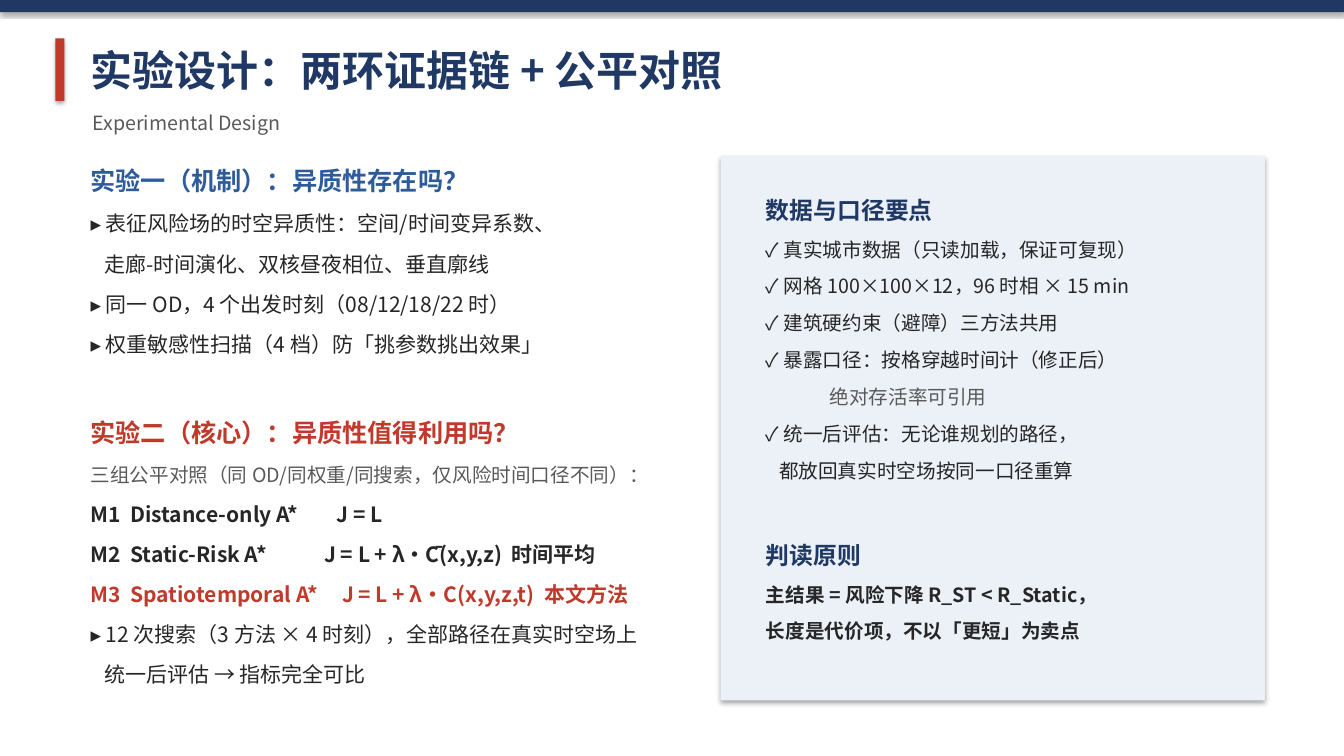
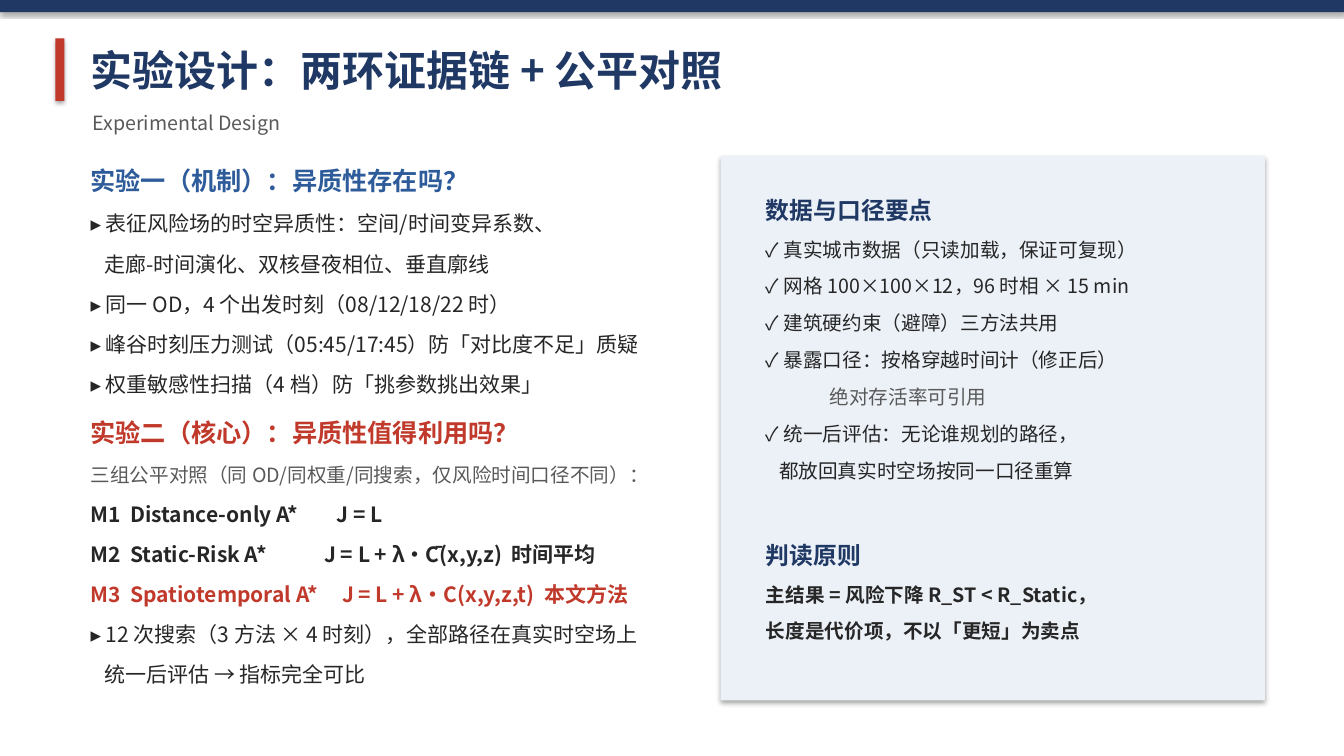
Before and after one commit to 909347194/Risk-Path, a slide deck: slide 5 of 学术汇报_时空异质性感知的低空无人机路径规划.pptx. Drawn at 1344x756 pixels with LibreOffice and Linux fonts; fonts in the diff are those of the drawing. Boxes give left, top, right and bottom in pixels: in the first picture for what was removed or moved away, otherwise in the second. Text is boxed around its words. In the diff, an @@ line names an element or a change of style, - is before the commit and + after.

Commit message:
ppt: 结合峰谷补跑/fig1判读重构推送继续优化(12页≤15)
- 新增「补充②：峰谷压力测试」页：results_rerun/fig1 判读性重构版(叠画/分歧放大/偏离矩阵/Δ面板+same corridor判定语)入deck
  · 叙事：基准四时刻恰好避开走廊风险峰(05:45)谷(17:45)→补跑拉满对比度(峰谷比1.34)仍同走廊(18.0m<68m)
- slide7 图4 换回 results/fig3b(08/12/18/22口径)：消除与正文「08/12/18/22」的图文时刻不一致
- 交叉验证数字修正：两者仅差 10~28m → 逐时刻仅差 9~15m(按两实验同刻长度实算)
- 图号顺延(结果② 图5→图6)；slide5 实验设计补压力测试一行；Q5 指向补充②
- 补齐讲者备注：相关工作页(原缺失) + 压力测试页(30s-可选/答辩用)

```diff
--- a/学术汇报_时空异质性感知的低空无人机路径规划.pptx
+++ b/学术汇报_时空异质性感知的低空无人机路径规划.pptx
@@ text at (x1=106, y1=334, x2=639, y2=356): paragraph added @@
+▸ 峰谷时刻压力测试（05:45/17:45）防「对比度不足」质疑
```
Also in this commit, not shown: 3 other slides changed, 1 slide added.
